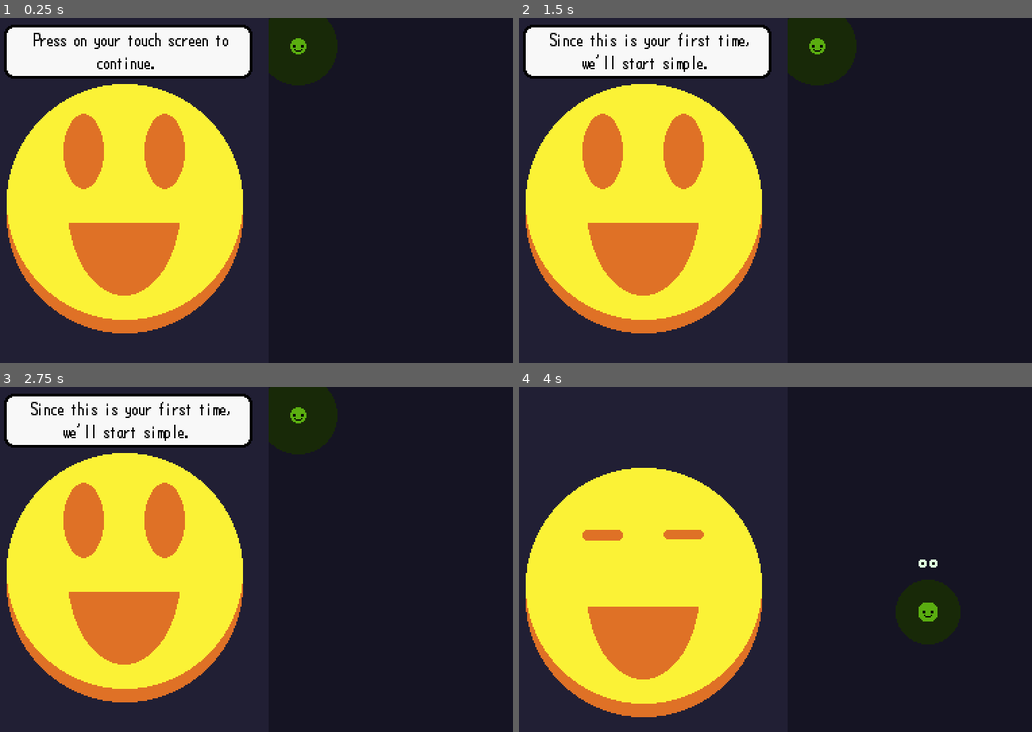
Above: before the commit, frames 1-4 (two rows, left to right).
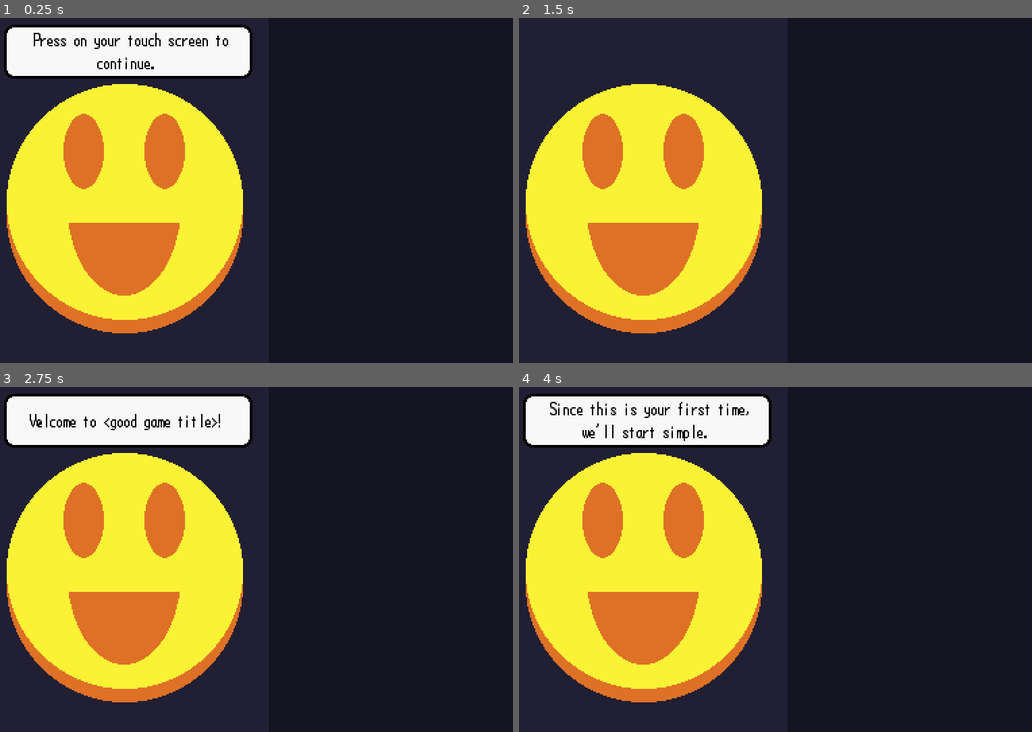
Above: after the commit, the same moments.

Repository: CoolGrazer/bread-bird
Game: Godot game, scene res://Scenes/Games/RhythmTest.tscn
The game is run twice, just before and just after one commit, with the same random seed, the same clock (stepped at 60 frames per second) and the same inputs. The project has no main scene, so this scene is started directly. Sound files missing from this copy of the repository are replaced by a short silence.
Inputs (mouse positions are in pixels of both pictures, inside the frame that each line leads up to):
- Up to frame 1 (0.25 s): no input
- Up to frame 2 (1.5 s): tap Enter at 0.5 s; move the mouse to (888, 173) at 0.52 s; press the mouse at (888, 173) at 0.53 s; tap Space (Debug) at 1.25 s; move the mouse to (667, 207) at 1.27 s; release the mouse at (667, 207) at 1.28 s; click (667, 207) at 1.35 s
- Up to frame 3 (2.75 s): move the mouse to (307, 483) at 2.02 s; press the mouse at (307, 483) at 2.03 s
- Up to frame 4 (4 s): tap Enter at 2.75 s; move the mouse to (744, 628) at 2.77 s; release the mouse at (744, 628) at 2.78 s; click (744, 628) at 2.85 s; tap Space (Debug) at 3.5 s; move the mouse to (929, 611) at 3.52 s; press the mouse at (929, 611) at 3.53 s

The runs differ from the first frame. In frame 1, 2.3% of the frame differs, in the area x 52-66%, y 0-20%; in frame 2, 9.8%; in frame 3, 3.3%; in frame 4, 19%, in the area x 0-87%, y 1-96%.

Commit message:
Updating the Rhythm Test

Diff:
--- a/Scenes/Games/InputHandler.gd
+++ b/Scenes/Games/InputHandler.gd
@@ -1,6 +1,6 @@
 extends Node
 
-var beatTrgt : float = 0.0
+var beatTrgt : float = 4.0
 
 var offBeat : float = 0.0
 
@@ -10,7 +10,8 @@
 
 func _physics_process(delta):
 
-	if $Coin.frame == 8 and $CoinCatch.playing == false:
+	if $Coin.frame == 9 and $CoinCatch.playing == false:
+
 		$CoinCatch.play()
 
 
@@ -47,17 +48,21 @@
 
 func _on_puck_input(input):
 
+	print(input)
 
-
+	if get_parent().get_child(4).indx < 14:
+		status = "Perfect"
 
 
 	if input == "flick" and status == "Perfect":
 
 		$AnimationPlayer.stop()
+		$Flick.pitch_scale = 1.0
 		$AnimationPlayer.play("Flick")
 		$Flick.play()
 	elif input == "flick":
-		get_tree().quit()
+		$AnimationPlayer.play("BadFlick")
+		$Flick.pitch_scale = 0.75
 
 	#if input == "slide" and $Flick.playing == false:
 	#
@@ -83,10 +88,11 @@
 	$Press.play()
 
 func _fakeFlick():
+	print("are you runnign")
 	$AnimationPlayer.stop()
 	$AnimationPlayer.play("Flick")
 	$Flick.play()
 
 
 func _on_tutorial_beat(beat):
-	print("The Beat has Occured")
+	pass
--- a/Scenes/Games/RhythmTest.tscn
+++ b/Scenes/Games/RhythmTest.tscn
@@ -8,7 +8,7 @@
 [ext_resource type="AudioStream" uid="uid://dl5q62keeuwra" path="res://Audio/SFX/RhythmTest/coinToss.ogg" id="7_i6m78"]
 [ext_resource type="AudioStream" uid="uid://bbv27u5b3s0e6" path="res://Audio/SFX/RhythmTest/Release.wav" id="7_kocvc"]
 [ext_resource type="PackedScene" uid="uid://d0gjm37w0o08j" path="res://Scenes/Textbox/Textbox.tscn" id="7_x62lt"]
-[ext_resource type="AudioStream" uid="uid://be11emgbomors" path="res://Audio/Music/TutorialSong.ogg" id="9_d3jm8"]
+[ext_resource type="AudioStream" uid="uid://xafm4ks4o6gt" path="res://Audio/Music/NewAndImproved.mp3" id="9_0yvk5"]
 [ext_resource type="Script" path="res://Scripts/Conductor.gd" id="10_175jh"]
 
 [sub_resource type="GDScript" id="GDScript_s01wj"]
@@ -23,6 +23,9 @@
 func _physics_process(delta):
 
 	if $Textbox.indx == 16 and $Tutorial.playing == false:
+		$Tutorial.play()
+
+	if $Textbox.indx == 18 and $Tutorial.playing == false:
 		$Tutorial.play()
 
 
@@ -45,16 +48,19 @@
 		timesLeft -= 1
 
 
+
+
 func _on_tutorial_beat(beat):
 
-	if beat == 5 or beat == 13:
+	if beat == 3 and $Textbox.indx == 16:
 		$Input._fakeHold()
 
-	if beat == 6 or beat == 14:
+	if beat == 4 and $Textbox.indx == 16:
 		$Input._fakeFlick()
 
-	if beat == 16:
+	if beat == 8:
 		$Textbox._text($Textbox.TextDoTo[$Textbox.indx],$Textbox.SizeToDo[$Textbox.indx],$Textbox.Enable[$Textbox.indx])
+		$Textbox.indx += 1
 "
 
 [sub_resource type="ShaderMaterial" id="ShaderMaterial_x44ow"]
@@ -94,7 +100,7 @@
 tracks/0/interp = 1
 tracks/0/loop_wrap = true
 tracks/0/keys = {
-"times": PackedFloat32Array(0, 0.0063, 0.0189, 1.05, 1.125, 1.2, 1.35, 1.425),
+"times": PackedFloat32Array(0, 0.0063, 0.0189, 1.05, 1.125, 1.1837, 1.35, 1.425),
 "transitions": PackedFloat32Array(1, 1, 1, 1, 1, 1, 1, 1),
 "update": 1,
 "values": [4, 5, 6, 7, 8, 9, 10, 11]
@@ -148,8 +154,25 @@
 "values": [0]
 }
 
+[sub_resource type="Animation" id="Animation_min5a"]
+resource_name = "BadFlick"
+step = 0.05
+tracks/0/type = "value"
+tracks/0/imported = false
+tracks/0/enabled = true
+tracks/0/path = NodePath("Coin:frame")
+tracks/0/interp = 1
+tracks/0/loop_wrap = true
+tracks/0/keys = {
+"times": PackedFloat32Array(0, 0.05, 0.5, 0.55, 0.6),
+"transitions": PackedFloat32Array(1, 1, 1, 1, 1),
+"update": 1,
+"values": [4, 10, 10, 10, 11]
+}
+
 [sub_resource type="AnimationLibrary" id="AnimationLibrary_1in81"]
 _data = {
+"BadFlick": SubResource("Animation_min5a"),
 "Flick": SubResource("Animation_jq1yl"),
 "PressDown": SubResource("Animation_5mdgw"),
 "RESET": SubResource("Animation_ak5qr"),
@@ -160,6 +183,7 @@
 script = SubResource("GDScript_s01wj")
 
 [node name="Puck" parent="." instance=ExtResource("6_4xcnk")]
+visible = false
 z_index = 1
 position = Vector2(225, 21)
 minSpeed = 999999.0
@@ -205,19 +229,22 @@
 
 [node name="CoinCatch" type="AudioStreamPlayer" parent="Input"]
 stream = ExtResource("6_3urxx")
+volume_db = 10.0
 
 [node name="Flick" type="AudioStreamPlayer" parent="Input"]
 stream = ExtResource("7_i6m78")
+pitch_scale = 0.8
 
 [node name="Textbox" parent="." instance=ExtResource("7_x62lt")]
 z_index = 7
 position = Vector2(99, 25)
-TextDoTo = Array[String](["Press on your touch screen to con …(369 unchanged characters)… .", "Listen to me for a second.", "", "This is based"])
-SizeToDo = Array[int]([0, 0, 0, 0, 4, 0, 0, 0, 0, 0, 0, 4, 0, 0, 0, 4, 0])
-Enable = Array[bool]([false, false, false, false, true, false, false, false, false, false, false, true, false, false, false, false, false])
+TextDoTo = Array[String](["Press on your touch screen to con …(369 unchanged characters)… .", "Listen to me for a second.", "", "Try replicating my motions!", ""])
+SizeToDo = Array[int]([0, 0, 0, 0, 4, 0, 0, 0, 0, 0, 0, 4, 0, 0, 0, 4, 0, 4])
+Enable = Array[bool]([false, false, false, false, true, false, false, false, false, false, false, true, false, false, false, false, false, true])
+TextNotSkippable = Array[bool]([false, false, false, false, false, false, false, false, false, false, false, false, false, false, false, false, true, false])
 
 [node name="Tutorial" type="AudioStreamPlayer" parent="."]
-stream = ExtResource("9_d3jm8")
+stream = ExtResource("9_0yvk5")
 script = ExtResource("10_175jh")
 bpm = 100.0
 
--- a/Scenes/Menu/Menu.tscn
+++ b/Scenes/Menu/Menu.tscn
@@ -123,6 +123,7 @@
 
 [node name="Puck" parent="." instance=ExtResource("12_v7ncd")]
 position = Vector2(281, 137)
+minSpeed = 1.0
 
 [connection signal="beat" from="Music" to="SubViewportContainer/SubViewport/Logo" method="_on_music_beat"]
 [connection signal="beat" from="Music" to="SoundTest" method="_on_music_beat"]
--- a/Scenes/Textbox/Textbox.tscn
+++ b/Scenes/Textbox/Textbox.tscn
@@ -16,21 +16,33 @@
 
 @export var Enable : Array[bool]
 
+@export var TextNotSkippable : Array[bool]
+
 var indx : int = 0
 
 var textOn : bool = true
 
+var canSkip : bool = false
+
+var initDelay : bool = false
+
 signal Enabled(enabled)
+
+
+
 
 func _ready():
 	_text(TextDoTo[indx],SizeToDo[indx],Enable[indx])
 	indx += 1
 
 func _physics_process(delta):
-	if Input.is_action_just_pressed(\"Click\") and textOn == true:
+	if Input.is_action_just_pressed(\"Click\") and textOn == true and initDelay == false and TextNotSkippable[indx] == false:
 		$Start.play()
+		canSkip = false
+		$Delay.start()
 
-	if Input.is_action_just_released(\"Click\") and indx < TextDoTo.size() and textOn == true:
+
+	if Input.is_action_just_released(\"Click\") and indx < TextDoTo.size() and textOn == true and canSkip == true and initDelay == false and TextNotSkippable[indx] == false:
 		_text(TextDoTo[indx],SizeToDo[indx],Enable[indx])
 		indx += 1
 		$Stop.play()
@@ -39,6 +51,11 @@
 
 
 func _text(text,size,enabled):
+	initDelay = true
+
+	if indx == 1:
+		hide()
+	$InitDelay.start()
 	$Small.hide()
 	$Medium.hide()
 	$Large.hide()
@@ -60,6 +77,15 @@
 	if enabled == false:
 		textOn = true
 
+
+
+func _on_delay_timeout():
+	canSkip = true
+
+
+func _on_init_delay_timeout():
+	initDelay = false
+	show()
 "
 
 [sub_resource type="FontVariation" id="FontVariation_tktow"]
@@ -129,3 +155,15 @@
 
 [node name="Stop" type="AudioStreamPlayer" parent="."]
 stream = ExtResource("6_ffjbu")
+
+[node name="Delay" type="Timer" parent="."]
+wait_time = 0.1
+one_shot = true
+
+[node name="InitDelay" type="Timer" parent="."]
+wait_time = 0.5
+one_shot = true
+
+[connection signal="timeout" from="Delay" to="." method="_on_delay_timeout"]
+[connection signal="timeout" from="InitDelay" to="." method="_on_delay_timeout"]
+[connection signal="timeout" from="InitDelay" to="." method="_on_init_delay_timeout"]
--- a/Scenes/TouchScreen/Touchscreen.tscn
+++ b/Scenes/TouchScreen/Touchscreen.tscn
@@ -75,7 +75,7 @@
 hframes = 7
 vframes = 2
 script = ExtResource("1_osk2q")
-quickTapLength = 8
+quickTapLength = 5
 minSpeed = 5.0
 
 [node name="Eyes" type="Sprite2D" parent="."]
--- a/Scripts/Puck.gd
+++ b/Scripts/Puck.gd
@@ -24,17 +24,18 @@
 
 @export var disabled : bool = false
 
-var compensatedVel : Vector2 = Vector2.ZERO
-
-
-var high : int = 0
+var flicking : bool = false
+
+
 
 signal input(input)
 
-func _physics_process(delta):
+func _process(delta):
 	if disabled == true:
 		return
 
+
+
 	_touchScreen()
 
 	_determineInput()
@@ -50,6 +51,7 @@
 
 
 	if Input.is_action_just_pressed("Click"):
+		flicking = false
 		justClicked = true
 		framesHeldButton = 0
 		hide()
@@ -70,7 +72,7 @@
 
 		framesHeldButton += 1
 	elif clicking == false and !velocity == Vector2.ZERO:
-		velocity = lerp(velocity,Vector2.ZERO,0.1)
+		velocity = lerp(velocity,Vector2.ZERO,0.05)
 		position += velocity
 
 
@@ -79,8 +81,8 @@
 		position.x = clamp(position.x,220,360)
 		position.y = clamp(position.y,24,232)
 
-
 	velocity = position - lastGlobalPos
+
 
 
 
@@ -95,79 +97,10 @@
 
 	lastGlobalPos = position
 
-	#if fmod(framesHeldButton,3) == 0:
-	#	if $Face.frame == 6:
-	#		$Face.frame = 7
-	#	elif $Face.frame == 7:
-	#		$Face.frame = 8
-	#	elif $Face.frame == 8:
-	#		$Face.frame = 7
-
-	$Face.frame = round(sin(Engine.get_physics_frames() / 3.0) + 7)
-
-	if framesHeldButton == 0:
-		#hide()
-		$Face.hide()
-		#frame = 6
-
-	if framesHeldButton == 3:
+	if clicking == false and currentAction == "quickRelease":
+
+
 		show()
-		$Face.show()
-		frame = 5
-	elif framesHeldButton == 4:
-		$Eyes.show()
-		$Eyes.position = Vector2(0,-9)
-		frame -= 1
-	elif framesHeldButton == 5:
-		$Eyes.position = Vector2(0,-13)
-		frame -= 1
-	elif framesHeldButton == 6:
-		$Eyes.position = Vector2(0,-17)
-		frame -= 1
-	elif framesHeldButton == 7:
-		$Eyes.position = Vector2(0,-21)
-		frame -= 1
-	elif framesHeldButton == 8:
-		$Eyes.position = Vector2(0,-30)
-
-	elif framesHeldButton == 9:
-		$Eyes.position = Vector2(0,-36)
-
-
-
-
-
-
-	if clicking == false and frame < 5 and not (abs(velocity.x) + abs(velocity.y)) / 2 > minSpeed:
-
-		if fmod(Engine.get_frames_drawn(),2) == 0 and !framesHeldButton == 99:
-			$Face.hide()
-			frame += 1
-			$Eyes.position.y += 5
-		elif fmod(Engine.get_frames_drawn(),2) == 0 and framesHeldButton == 99:
-			$Face.hide()
-			frame += 1
-			$Eyes.position.y += 5
-
-
-
-		if frame == 5:
-			$Eyes.hide()
-			hide()
-	elif clicking == false and frame < 5:
-
-		$Face.hide()
-		if fmod(Engine.get_frames_drawn(),4) == 0:
-			frame += 1
-			$Eyes.position.y += 5
-
-		if frame == 5:
-			$Eyes.hide()
-			hide()
-
-	if clicking == false and currentAction == "quickRelease":
-
-
 		frame = 0
 		#$Eyes.position = Vector2(0,-36)
 		$Face.hide()
@@ -177,6 +110,70 @@
 		framesHeldButton = 99
 		velocity = Vector2(0,0)
 
+	$Face.frame = round(sin(Engine.get_physics_frames() / 3.0) + 7)
+
+	if framesHeldButton == 0 and clicking == true:
+		hide()
+		$Face.hide()
+		#frame = 6
+
+	if framesHeldButton == 3:
+		show()
+		$Face.show()
+		frame = 5
+	elif framesHeldButton == 4:
+		$Eyes.show()
+		$Eyes.position = Vector2(0,-9)
+		frame -= 1
+	elif framesHeldButton == 5:
+		$Eyes.position = Vector2(0,-13)
+		frame -= 1
+	elif framesHeldButton == 6:
+		$Face.show()
+		$Eyes.position = Vector2(0,-17)
+		frame -= 1
+	elif framesHeldButton == 7:
+		$Eyes.position = Vector2(0,-21)
+		frame -= 1
+	elif framesHeldButton == 8:
+		$Eyes.position = Vector2(0,-30)
+
+	elif framesHeldButton == 9:
+		$Eyes.position = Vector2(0,-36)
+
+
+
+
+
+
+	if clicking == false and frame < 5 and flicking == false:
+
+		if fmod(Engine.get_frames_drawn(),2) == 0 and framesHeldButton == 0:
+			$Face.hide()
+			frame += 1
+			$Eyes.position.y += 5
+		elif fmod(Engine.get_frames_drawn(),3) == 0 and framesHeldButton == 99:
+			$Face.hide()
+			frame += 1
+			$Eyes.position.y += 5
+
+
+
+		if frame == 5:
+			$Eyes.hide()
+			hide()
+
+
+	elif clicking == false and frame <= 5 and flicking == true:
+		$Face.hide()
+		if fmod(Engine.get_frames_drawn(),4) == 0:
+			frame += 1
+			$Eyes.position.y += 5
+
+		if frame == 5:
+			$Eyes.hide()
+			hide()
+
 
 
 
@@ -203,9 +200,8 @@
 	if justReleased == true and framesHeldButton < quickTapLength:
 		currentAction = actionTypes[3]
 		justReleased = false
-		framesHeldButton = 0
 	elif justReleased == true and (abs(velocity.x) + abs(velocity.y)) / 2 > minSpeed:
-
+		flicking = true
 		currentAction = actionTypes[5]
 		justReleased = false
 	elif justReleased == true:
@@ -223,3 +219,6 @@
 
 func _on_textbox_enabled(enabled):
 	disabled = not enabled
+
+	if enabled == true:
+		velocity = Vector2.ZERO
--- a/Scripts/SoundTest.gd
+++ b/Scripts/SoundTest.gd
@@ -4,7 +4,6 @@
 
 
 func _on_puck_input(input):
-	print(input)
 	if Input.is_action_just_pressed("Debug"):
 		high = 1
 
Not shown, added: Audio/Music/NewAndImproved.mp3.import
Not shown: 1 places in Scenes/Games/RhythmTest.tscn that only renumber resources
Not shown, added: Audio/Music/NewAndImproved.mp3
